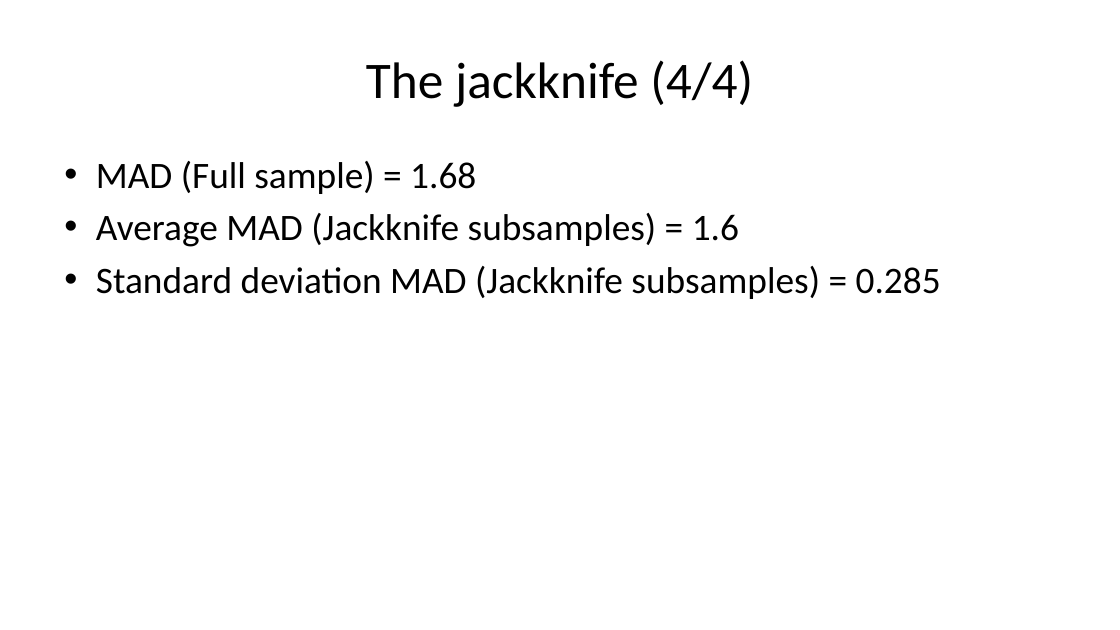
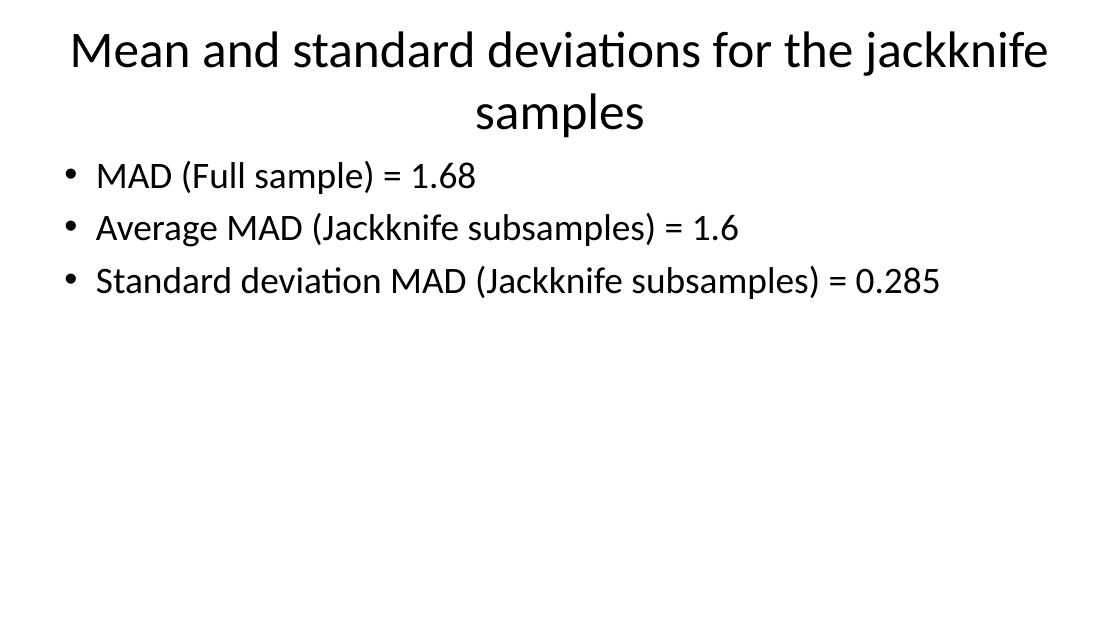
Before and after one commit to pmean/papers-and-presentations, a slide deck: slide 15 of bootstrap/src/bootstrap-slides.pptx (slide 11 before the commit). Drawn at 1120x630 pixels with LibreOffice and Linux fonts; fonts in the diff are those of the drawing. Boxes give left, top, right and bottom in pixels: in the first picture for what was removed or moved away, otherwise in the second. Text is boxed around its words. In the diff, an @@ line names an element or a change of style, - is before the commit and + after.

```diff
--- a/bootstrap/src/bootstrap-slides.pptx
+++ b/bootstrap/src/bootstrap-slides.pptx
@@ title at (70, 31, 1049, 138): text changed @@
-The jackknife (4/4)
+Mean and standard deviations for the jackknife samples
```
Also in this commit, not shown: 4 other slides changed, 5 slides added, 1 slide removed, 3 other files.
